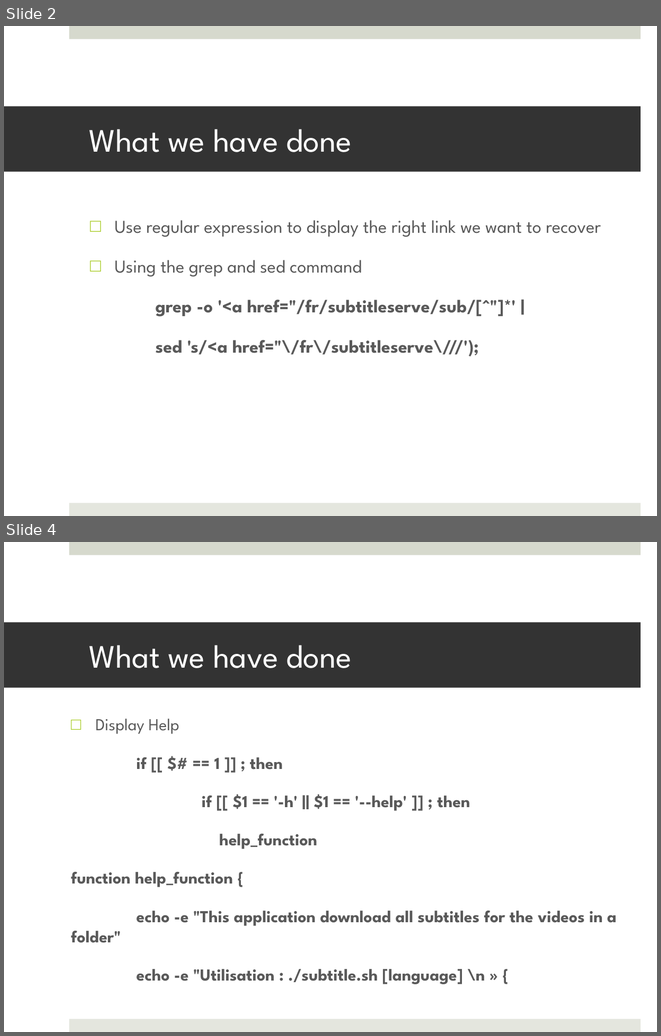
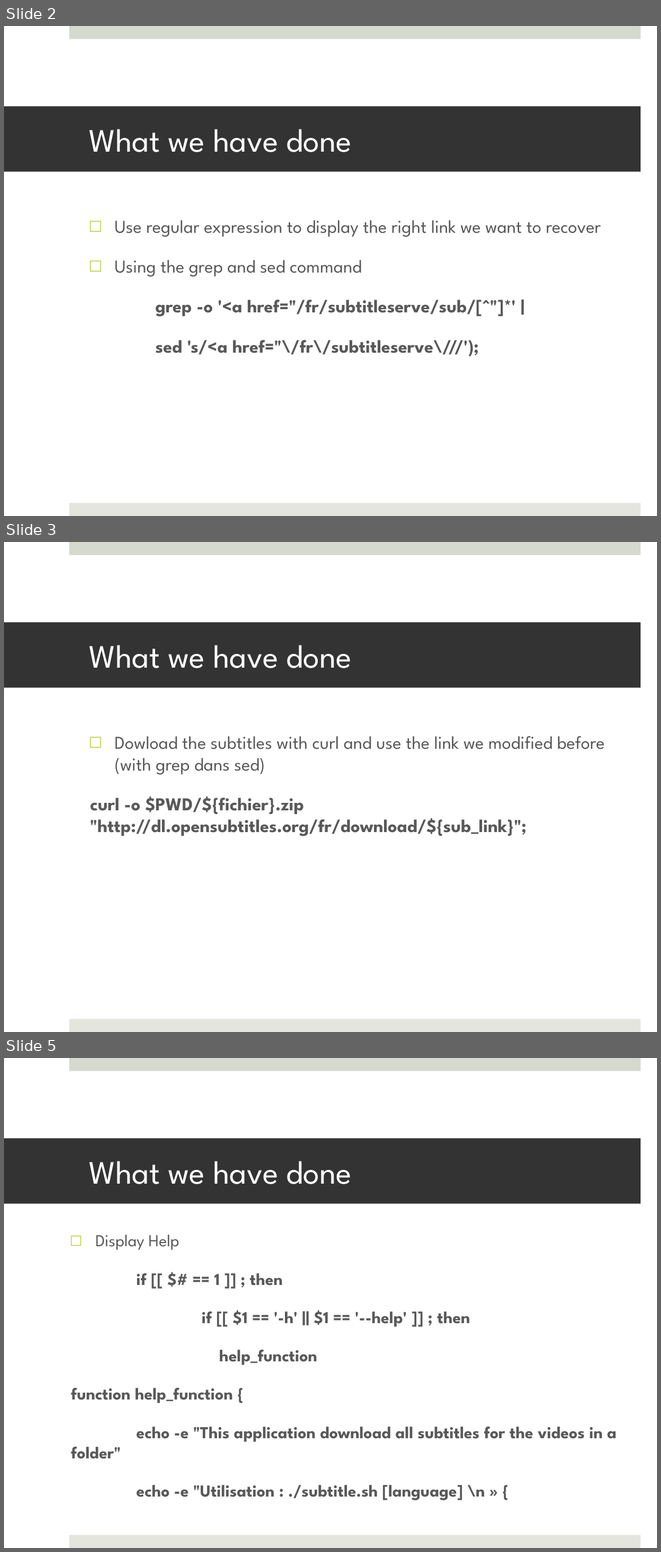
Before and after one commit to kiago/isepse2014, a slide deck: jessica.besagni/projects/Subtitles 2605.pptx. Shown one above the other, each under a label of ours: slides 2 and 4 before the commit, slides 2, 3 and 5 after it; the slides between them are not shown. The pictures are 661x1036 and 661x1552 pixels, drawn with LibreOffice and Linux fonts; fonts in the diff are those of the drawing. Boxes give left, top, right and bottom in pixels: in the first picture for what was removed or moved away, otherwise in the second. Text is boxed around its words. In the diff, an @@ line names an element or a change of style, - is before the commit and + after.

```diff
--- a/jessica.besagni/projects/Subtitles 2605.pptx
+++ b/jessica.besagni/projects/Subtitles 2605.pptx
@@ slide 3 added at (x1=4, y1=542, x2=657, y2=1032), background #FFFFFF; not listed: 2 template elements that a slide beside it also shows @@
@@ title added at (x1=4, y1=623, x2=641, y2=688), fill #333333, 36 pt, text #FFFFFF @@
+What we have done
@@ text added at (x1=90, y1=736, x2=605, y2=836), 20 pt, text #595959, bold @@
+□ Dowload the subtitles with curl and use the link we modified before (with grep dans sed)
+curl -o $PWD/${fichier}.zip "http://dl.opensubtitles.org/fr/download/${sub_link}";
@@ what was slide 4 is now slide 5 @@
```
Also in this commit, not shown: 1 slide changed, 1 other slide added.
